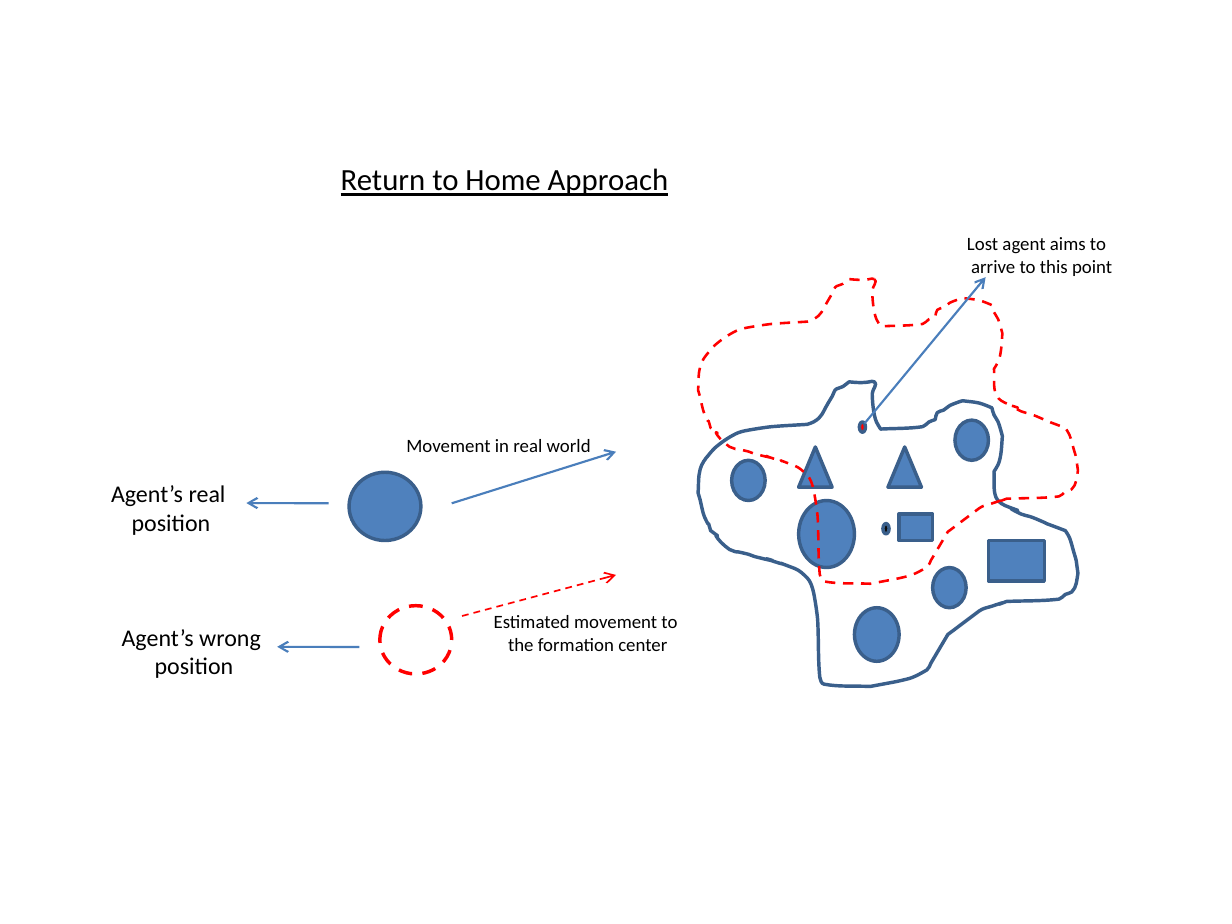
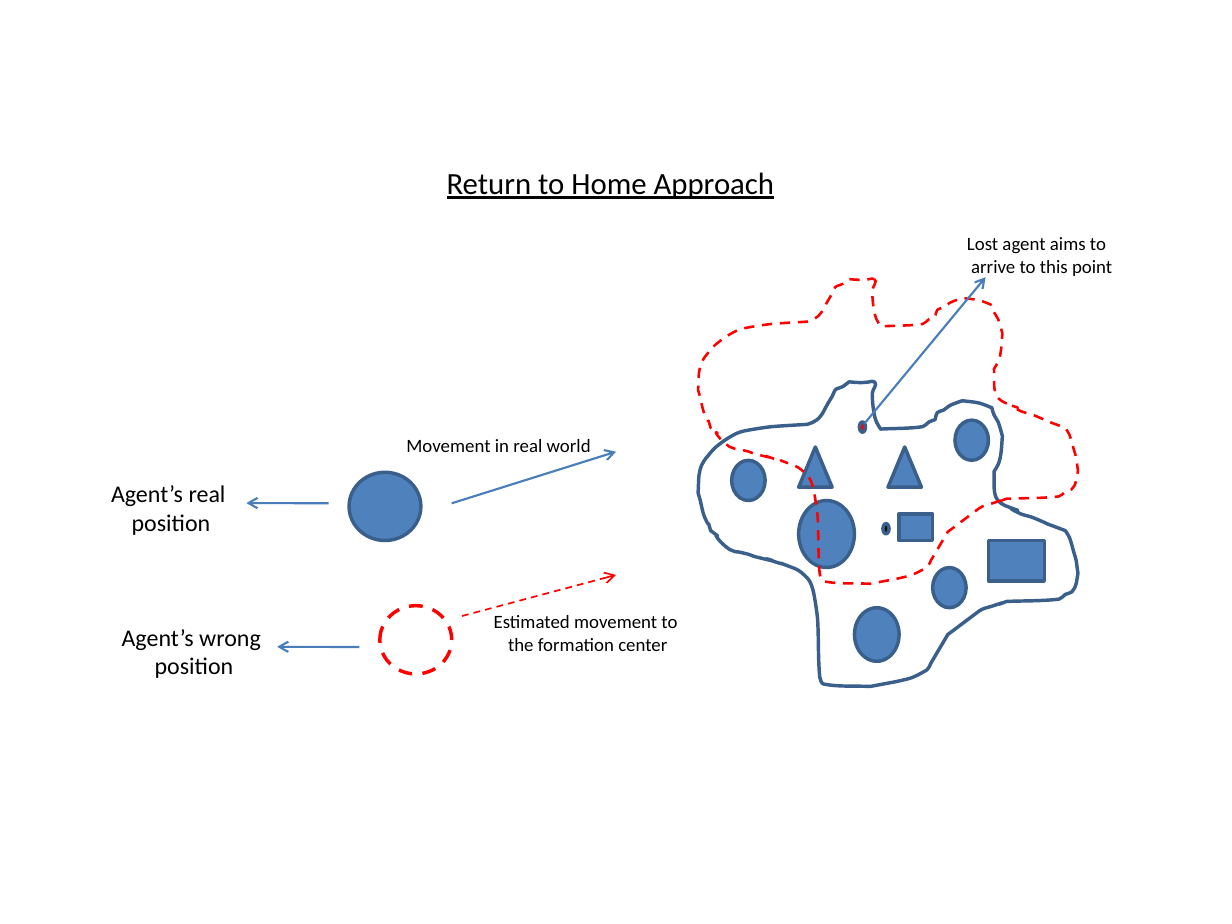
Before and after one commit to kadir4172/formation_control, a slide deck: slide 12 of Tez Çizimleri.pptx. Drawn at 1232x924 pixels with LibreOffice and Linux fonts; fonts in the diff are those of the drawing. Boxes give left, top, right and bottom in pixels: in the first picture for what was removed or moved away, otherwise in the second. Text is boxed around its words. In the diff, an @@ line names an element or a change of style, - is before the commit and + after.

```diff
--- a/Tez Çizimleri.pptx
+++ b/Tez Çizimleri.pptx
@@ text "Return to Home Approach": place and size @@
-text "Return to Home Approach" at [341,168,669,196]
+text "Return to Home Approach" at [447,172,775,199]
```
Also in this commit, not shown: 5 other slides changed, 26 other files.
